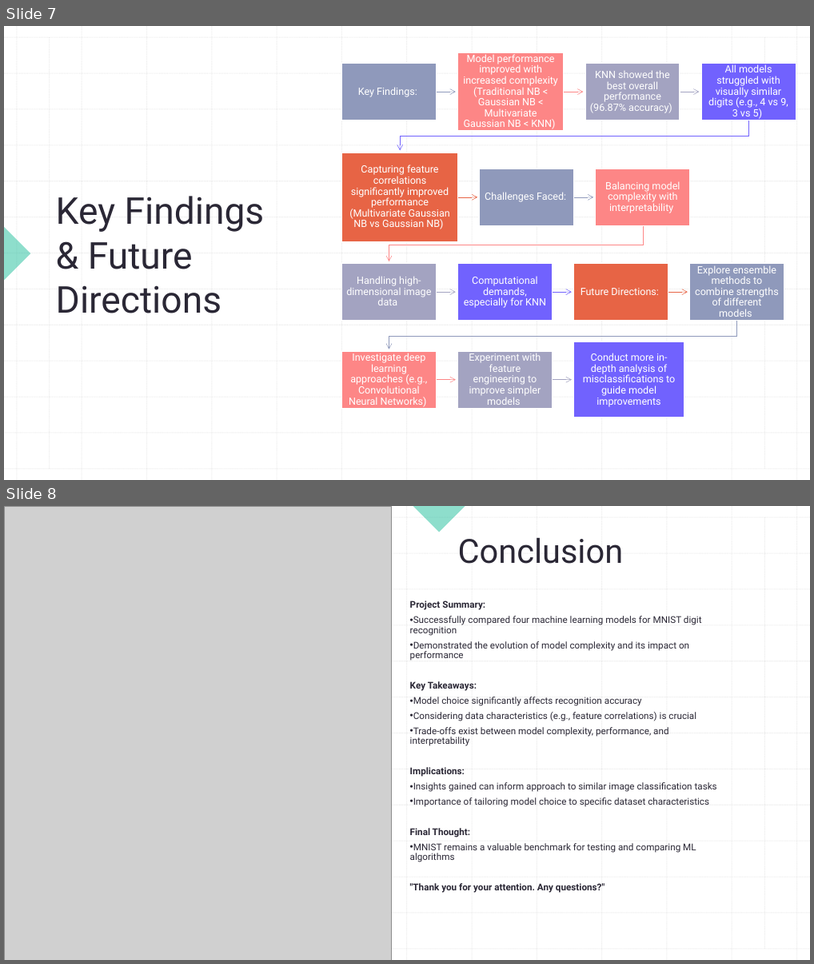
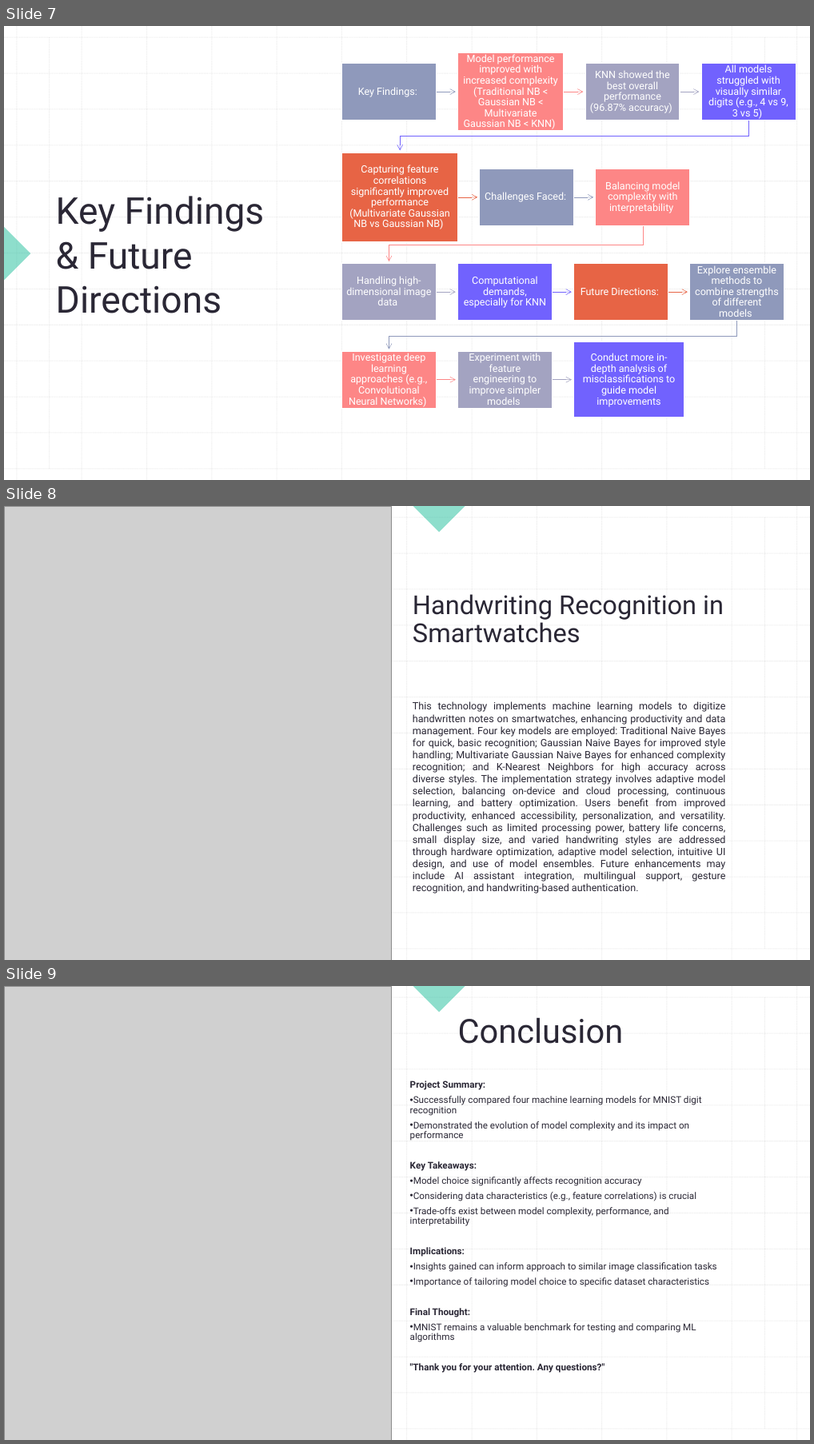
Before and after one commit to Ram9199/MNIST-Digit-Classification-using-Various-Naive-Bayes-Approaches, a slide deck: MNIST Digit Recognition.pptx. Shown one above the other, each under a label of ours: slides 7 and 8 before the commit, slides 7, 8 and 9 after it. The pictures are 814x964 and 814x1444 pixels, drawn with LibreOffice and Linux fonts; fonts in the diff are those of the drawing; grey boxes stand for pictures. Boxes give left, top, right and bottom in pixels: in the first picture for what was removed or moved away, otherwise in the second. Text is boxed around its words. In the diff, an @@ line names an element or a change of style, - is before the commit and + after.

Commit message:
Re-update

```diff
--- a/MNIST Digit Recognition.pptx
+++ b/MNIST Digit Recognition.pptx
@@ slide 8 added at [4, 506, 810, 960], background #FFFFFF; not listed: 27 template elements that a slide beside it also shows @@
@@ rectangle added at [4, 506, 810, 960], fill #FFFFFF @@
@@ picture added at [4, 506, 391, 960] @@
@@ right triangle added at [413, 506, 466, 532], fill #1EBE9B at 50% opacity @@
@@ group added at [4, 506, 810, 960]: 27 lines @@
@@ title added at [413, 594, 724, 643], 31 pt, text #2A2735 @@
+Handwriting Recognition in Smartwatches
@@ text added at [413, 701, 726, 893], 12 pt, text #2A2735 @@
+This technology implements machine learning models to digitize handwritten notes on smartwatches, enhancing productivity and data management. Four key models are employed: Traditional Naive Bayes for quick, basic recognition; Gaussian Naive Bayes for improved style handling; Multivariate Gaussian Naive Bayes for enhanced complexity recognition; and K-Nearest Neighbors for high accuracy across diverse styles. The implementation strategy involves adaptive model selection, balancing on-device and cloud processing, continuous learning, and battery optimization. Users benefit from improved productivity, enhanced accessibility, personalization, and versatility. Challenges such as limited processing power, battery life concerns, small display size, and varied handwriting styles are addressed through hardware optimization, adaptive model selection, intuitive UI design, and use of model ensembles. Future enhancements may include AI assistant integration, multilingual support, gesture recognition, and handwriting-based authentication.
@@ what was slide 8 is now slide 9 @@
```
